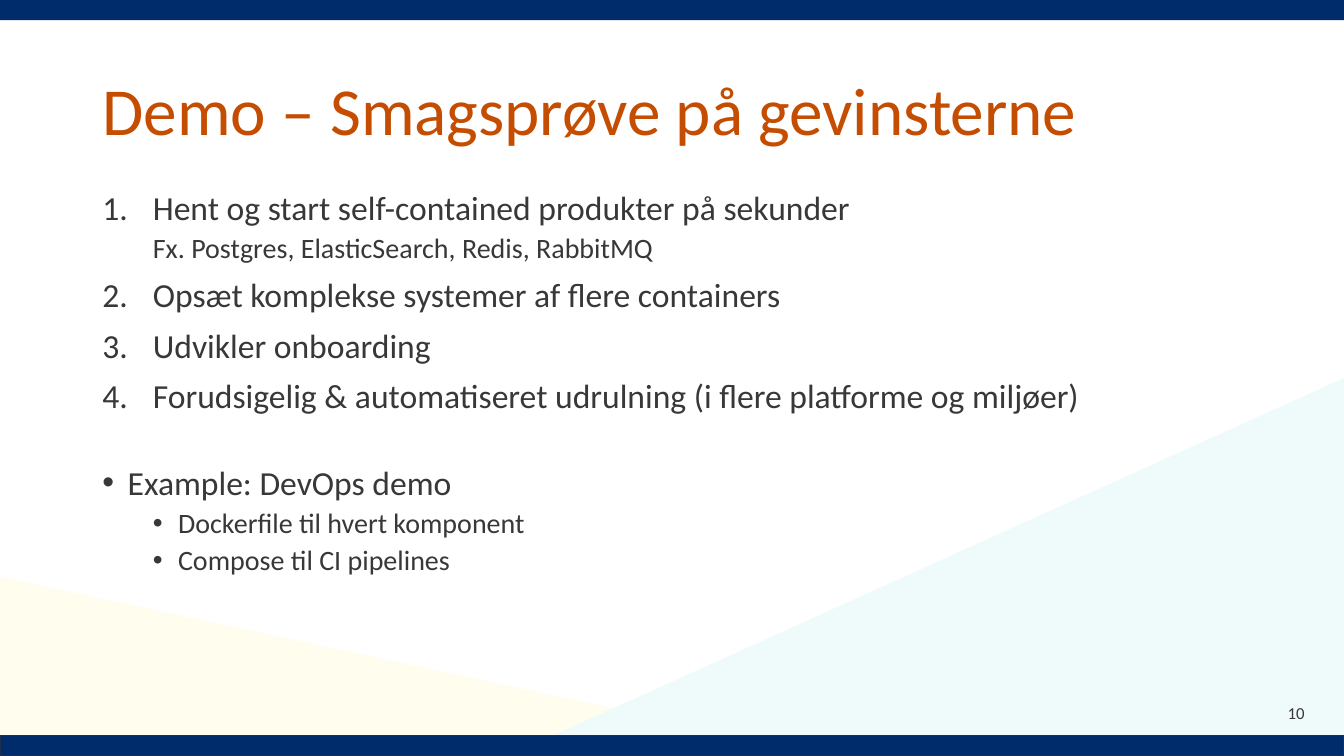
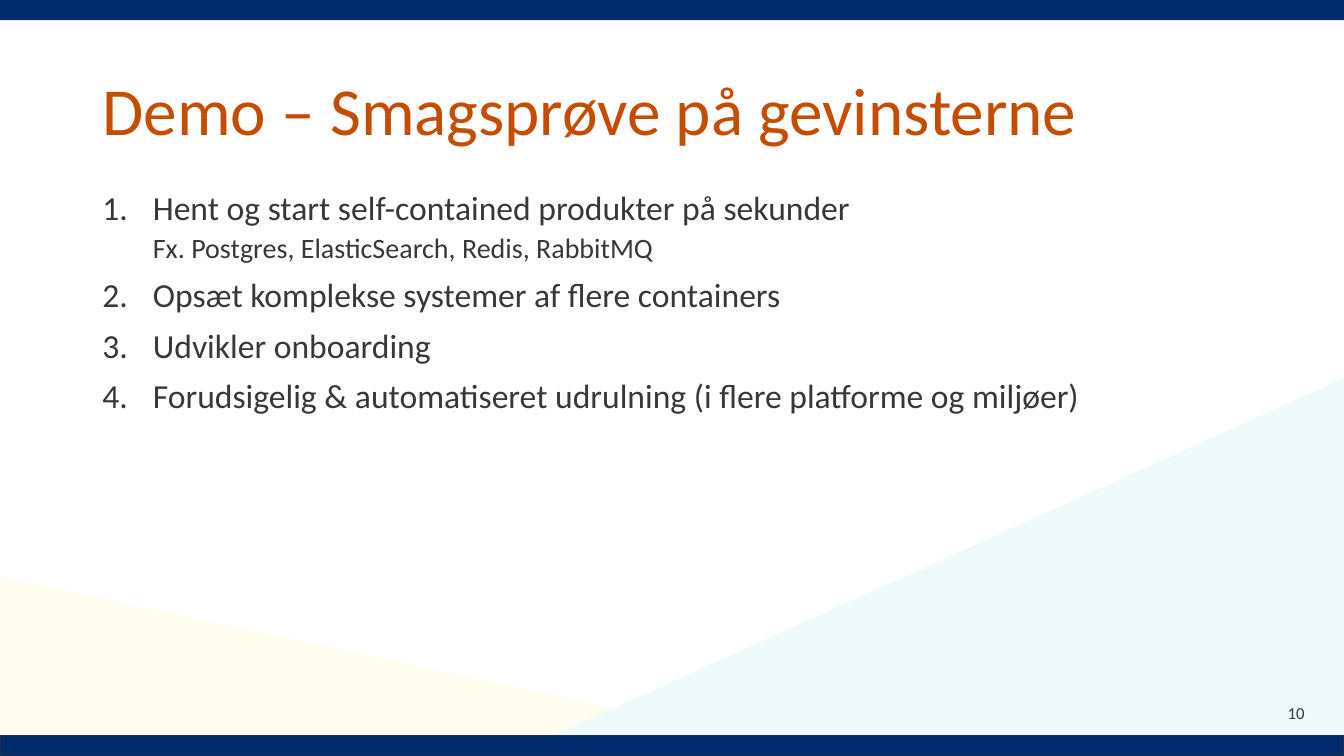
Before and after one commit to Notalib/workshop-containerisation, a slide deck: slide 10 of Containerisation_workshop.pptx. Drawn at 1344x756 pixels with LibreOffice and Linux fonts; fonts in the diff are those of the drawing; background and template pictures are left out. Boxes give left, top, right and bottom in pixels: in the first picture for what was removed or moved away, otherwise in the second. Text is boxed around its words. In the diff, an @@ line names an element or a change of style, - is before the commit and + after.

Commit message:
chore: update presentation

```diff
--- a/Containerisation_workshop.pptx
+++ b/Containerisation_workshop.pptx
@@ text at (x1=128, y1=471, x2=524, y2=575): paragraphs removed @@
-• Example: DevOps demo
-  • Dockerfile til hvert komponent
-  • Compose til CI pipelines
```
Also in this commit, not shown: 6 other slides changed.
